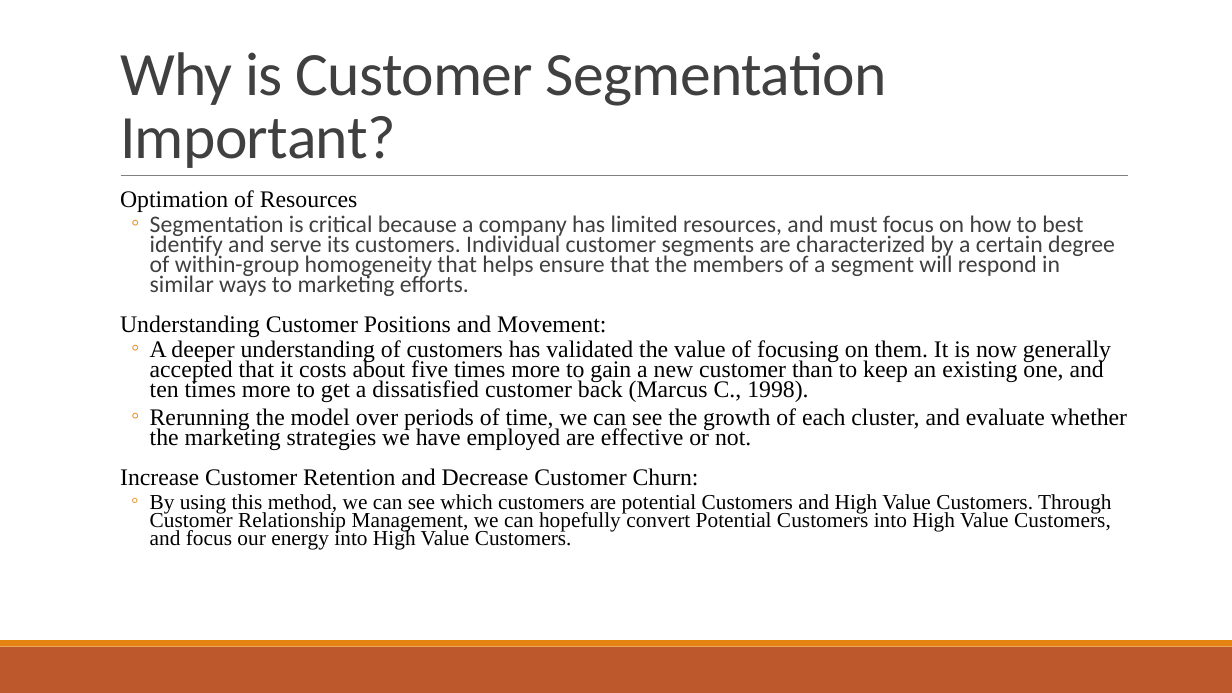
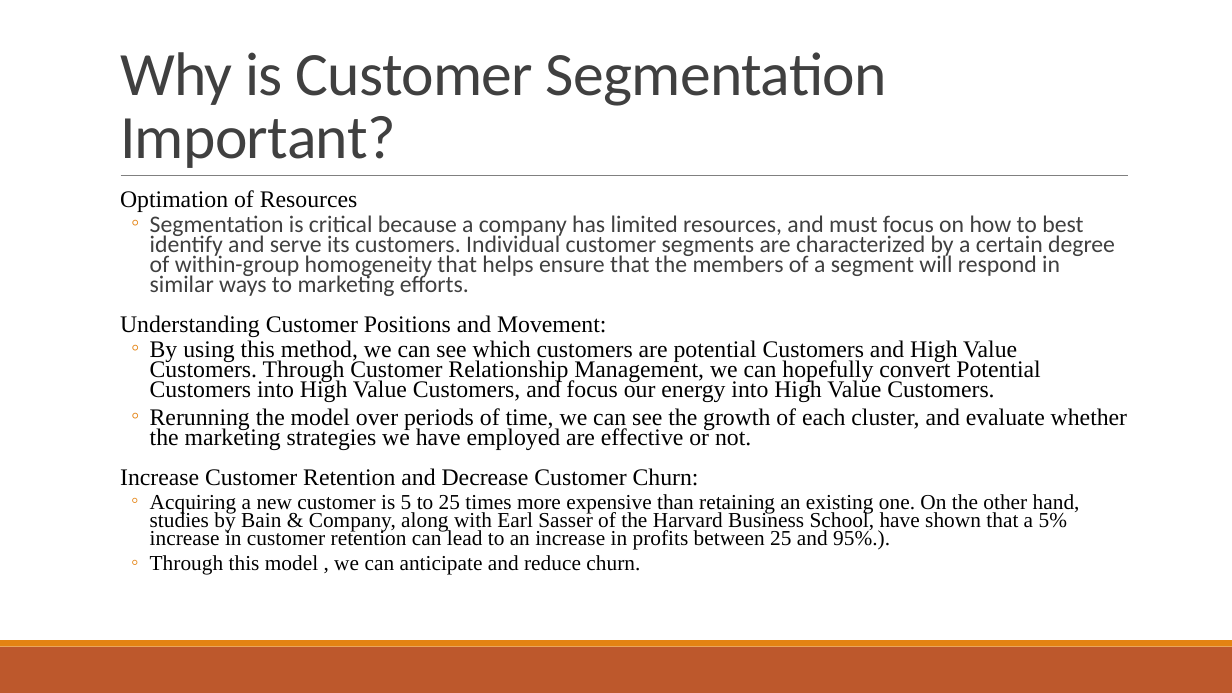
Before and after one commit to nicholasnehemia95/Olist-Ecommerce-Customer-Segmentation, a slide deck: slide 3 of Customer Segmentation of Olist Ecommerce Customers in Sao.pptx. Drawn at 1232x693 pixels with LibreOffice and Linux fonts; fonts in the diff are those of the drawing. Boxes give left, top, right and bottom in pixels: in the first picture for what was removed or moved away, otherwise in the second. Text is boxed around its words. In the diff, an @@ line names an element or a change of style, - is before the commit and + after.

```diff
--- a/Customer Segmentation of Olist Ecommerce Customers in Sao.pptx
+++ b/Customer Segmentation of Olist Ecommerce Customers in Sao.pptx
@@ text at (x1=150, y1=340, x2=1040, y2=402): text changed @@
-  ◦ A deeper understanding of customers has validated the value of focusing on them. It is now generally accepted that it costs about five times more to gain a new customer than to keep an existing one, and ten times more to get a dissatisfied customer back (Marcus C., 1998).
+  ◦ By using this method, we can see which customers are potential Customers and High Value Customers. Through Customer Relationship Management, we can hopefully convert Potential Customers into High Value Customers, and focus our energy into High Value Customers.
@@ text at (x1=150, y1=494, x2=1080, y2=575): text changed @@
-  ◦ By using this method, we can see which customers are potential Customers and High Value Customers. Through Customer Relationship Management, we can hopefully convert Potential Customers into High Value Customers, and focus our energy into High Value Customers.
+  ◦ Acquiring a new customer is 5 to 25 times more expensive than retaining an existing one. On the other hand, studies by Bain & Company, along with Earl Sasser of the Harvard Business School, have shown that a 5% increase in customer retention can lead to an increase in profits between 25 and 95%.).
+  ◦ Through this model , we can anticipate and reduce churn.
```
Also in this commit, not shown: 6 other slides changed, 5 slides added, 3 other files.
